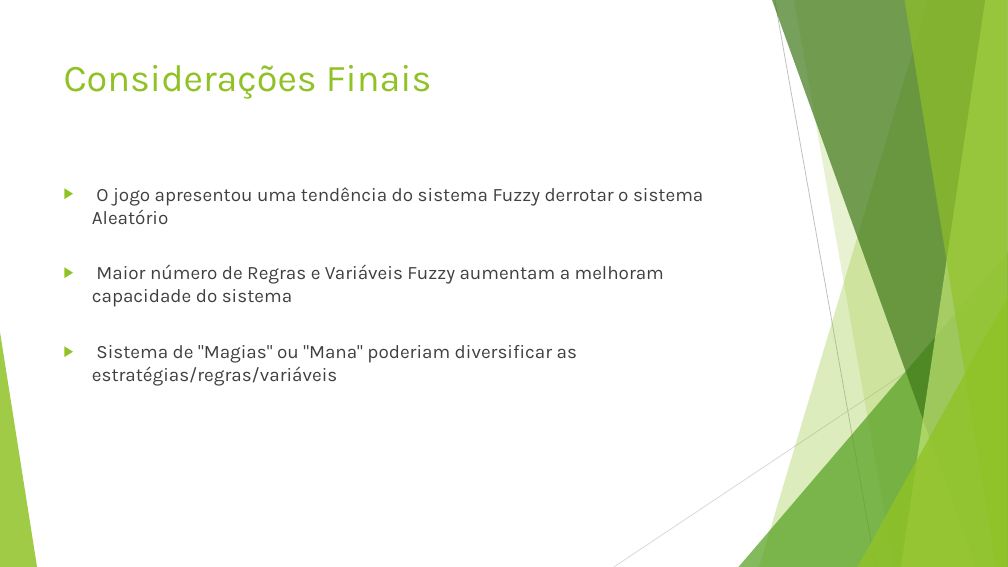
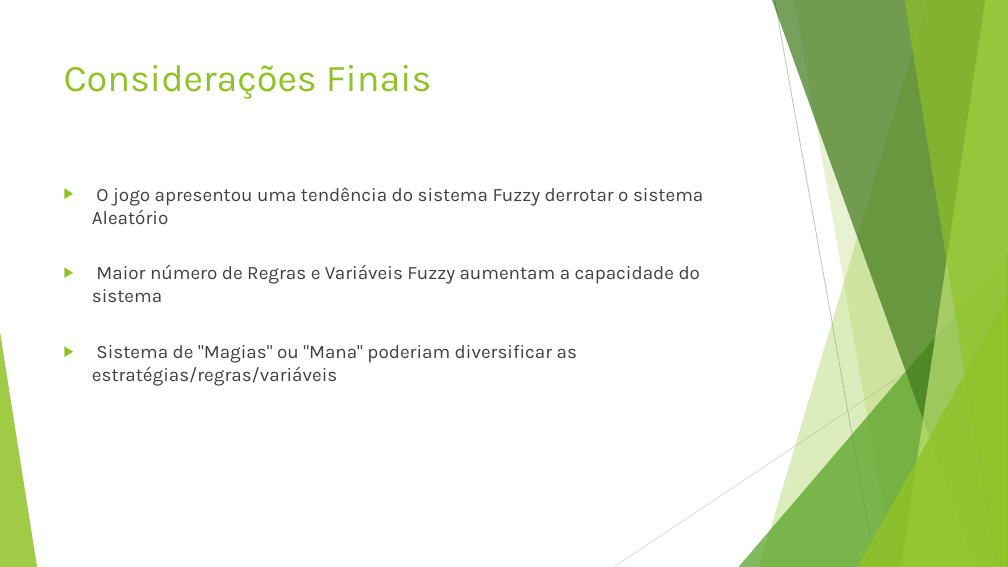
Before and after one commit to joaoapm/tfg, a slide deck: slide 23 of Tfg/TrabDocs/Docs/finais/apresentacao.pptx. Drawn at 1008x567 pixels with LibreOffice and Linux fonts; fonts in the diff are those of the drawing. Boxes give left, top, right and bottom in pixels: in the first picture for what was removed or moved away, otherwise in the second. Text is boxed around its words. In the diff, an @@ line names an element or a change of style, - is before the commit and + after.

```diff
--- a/Tfg/TrabDocs/Docs/finais/apresentacao.pptx
+++ b/Tfg/TrabDocs/Docs/finais/apresentacao.pptx
@@ text at <box>92,265,701,302</box>: text changed @@
-▶ Maior número de Regras e Variáveis Fuzzy aumentam a melhoram capacidade do sistema
+▶ Maior número de Regras e Variáveis Fuzzy aumentam a capacidade do sistema
```
Also in this commit, not shown: 4 other files.
